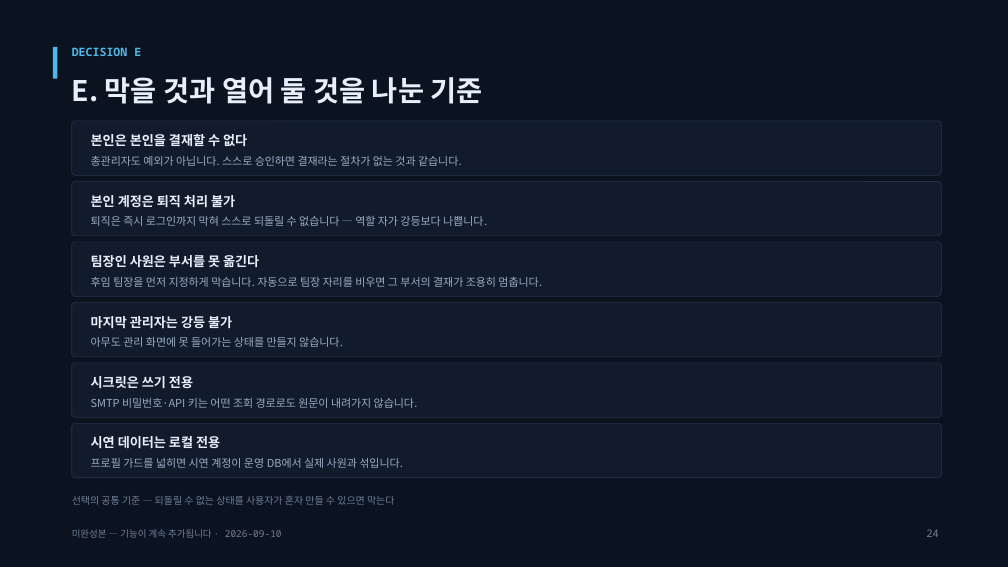
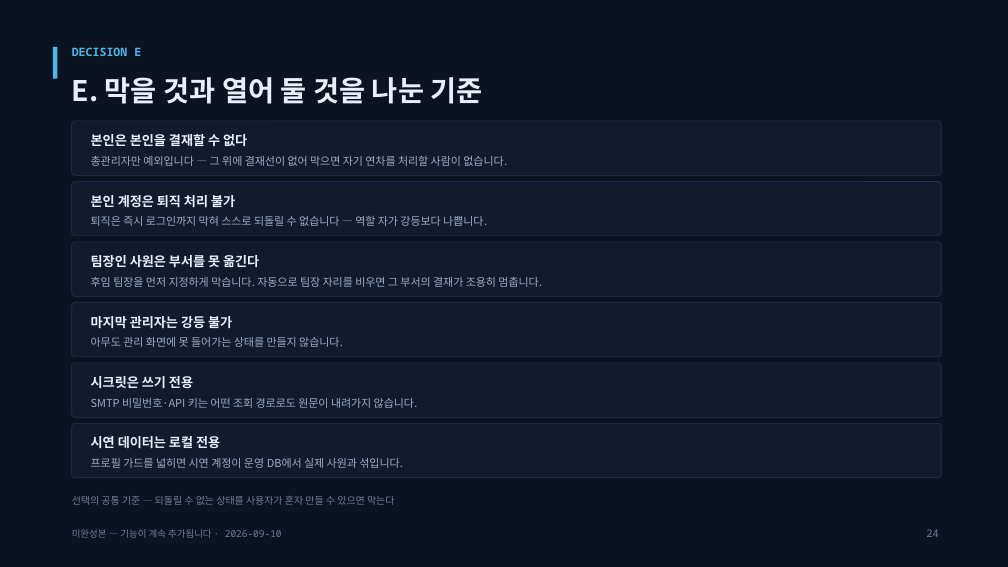
Before and after one commit to yejun9052/mlsoft-first-project, a slide deck: slide 24 of docs/발표자료/연차ON-프로젝트-설명(미완성본)-2026-09-10.pptx. Drawn at 1008x567 pixels with LibreOffice and Linux fonts; fonts in the diff are those of the drawing. Boxes give left, top, right and bottom in pixels: in the first picture for what was removed or moved away, otherwise in the second. Text is boxed around its words. In the diff, an @@ line names an element or a change of style, - is before the commit and + after.

```diff
--- a/docs/발표자료/연차ON-프로젝트-설명(미완성본)-2026-09-10.pptx
+++ b/docs/발표자료/연차ON-프로젝트-설명(미완성본)-2026-09-10.pptx
@@ text at box(91, 156, 507, 166): text changed @@
-총관리자도 예외가 아닙니다. 스스로 승인하면 결재라는 절차가 없는 것과 같습니다.
+총관리자만 예외입니다 — 그 위에 결재선이 없어 막으면 자기 연차를 처리할 사람이 없습니다.
```
Also in this commit, not shown: 1 other slide changed, 2 other files.
